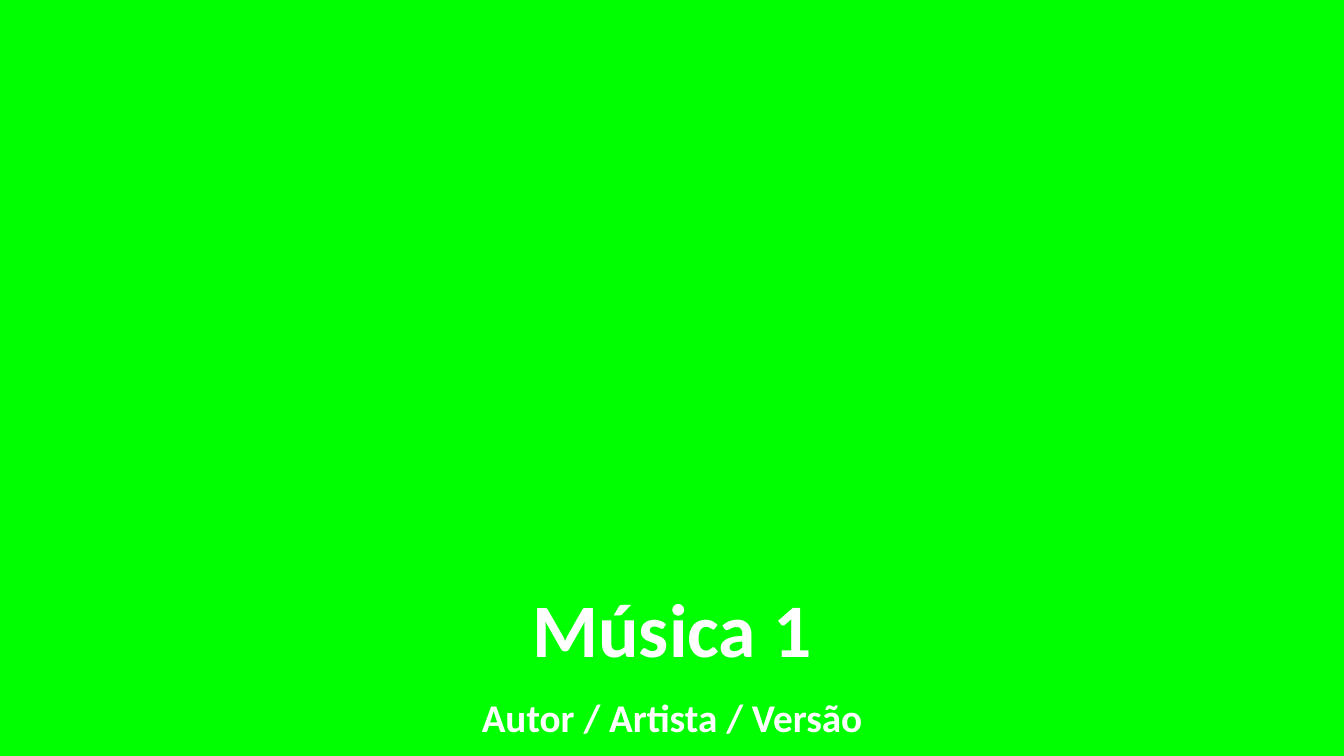
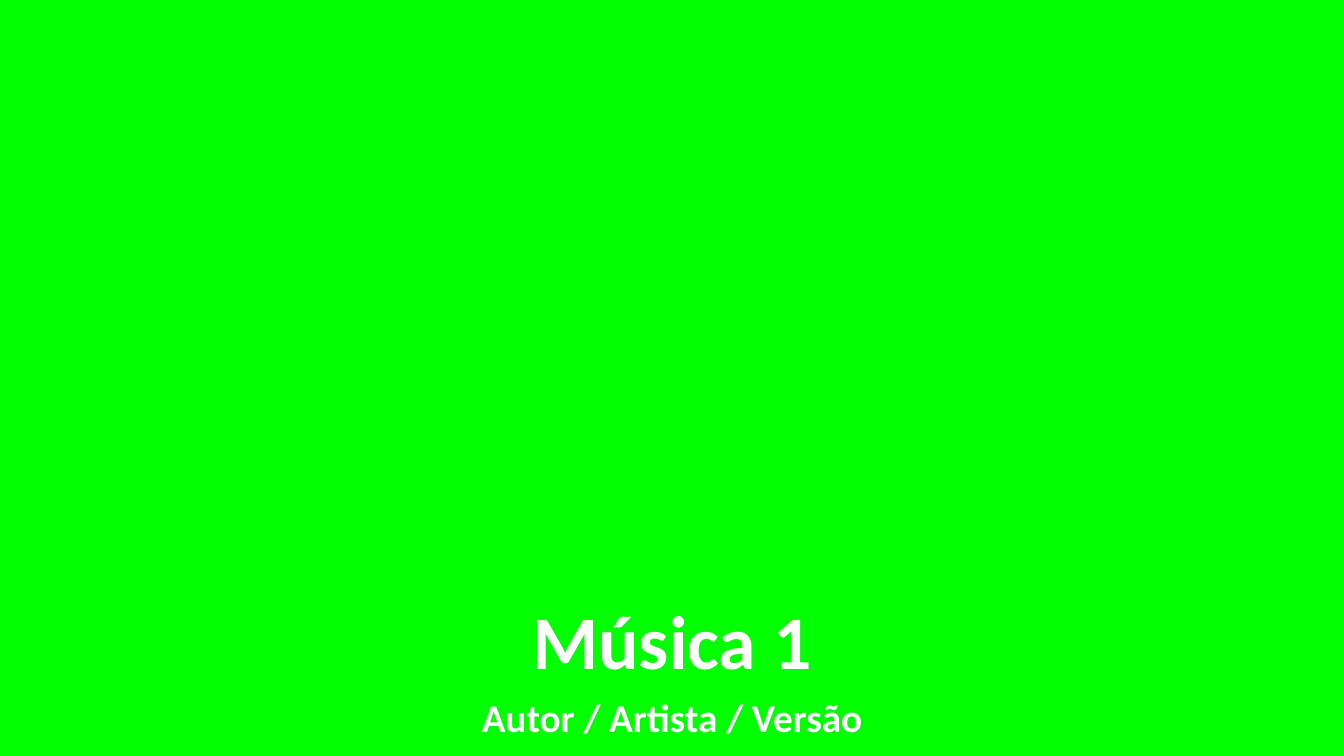
Before and after one commit to MeucDev/identidade-visual, a slide deck: slide 2 of public/download/slides-louvor-fundo-verde-16x9.pptx. Drawn at 1344x756 pixels with LibreOffice and Linux fonts; fonts in the diff are those of the drawing. Boxes give left, top, right and bottom in pixels: in the first picture for what was removed or moved away, otherwise in the second. Text is boxed around its words. In the diff, an @@ line names an element or a change of style, - is before the commit and + after.

```diff
--- a/public/download/slides-louvor-fundo-verde-16x9.pptx
+++ b/public/download/slides-louvor-fundo-verde-16x9.pptx
@@ title "Música 1": place and size @@
-title "Música 1" at box(532, 604, 811, 658)
+title "Música 1" at box(532, 616, 811, 670)
```
Also in this commit, not shown: 1 other slide changed.
